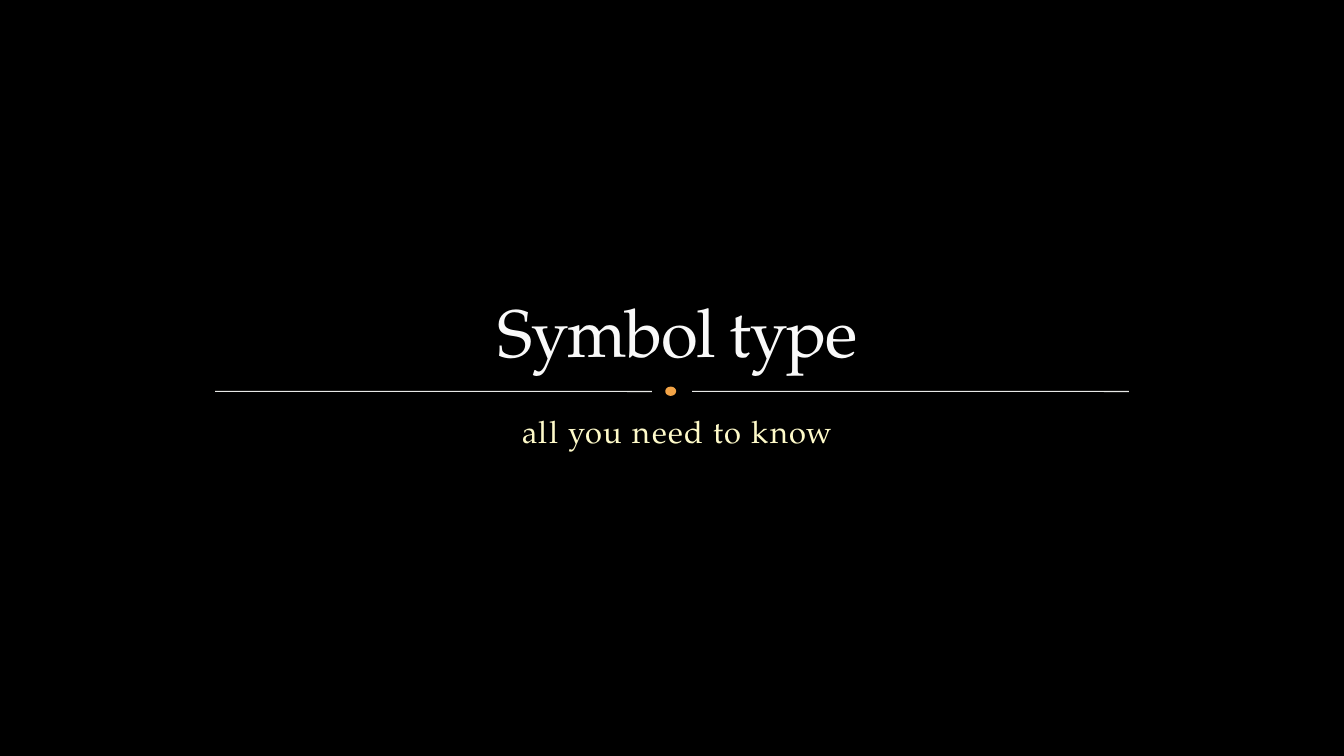
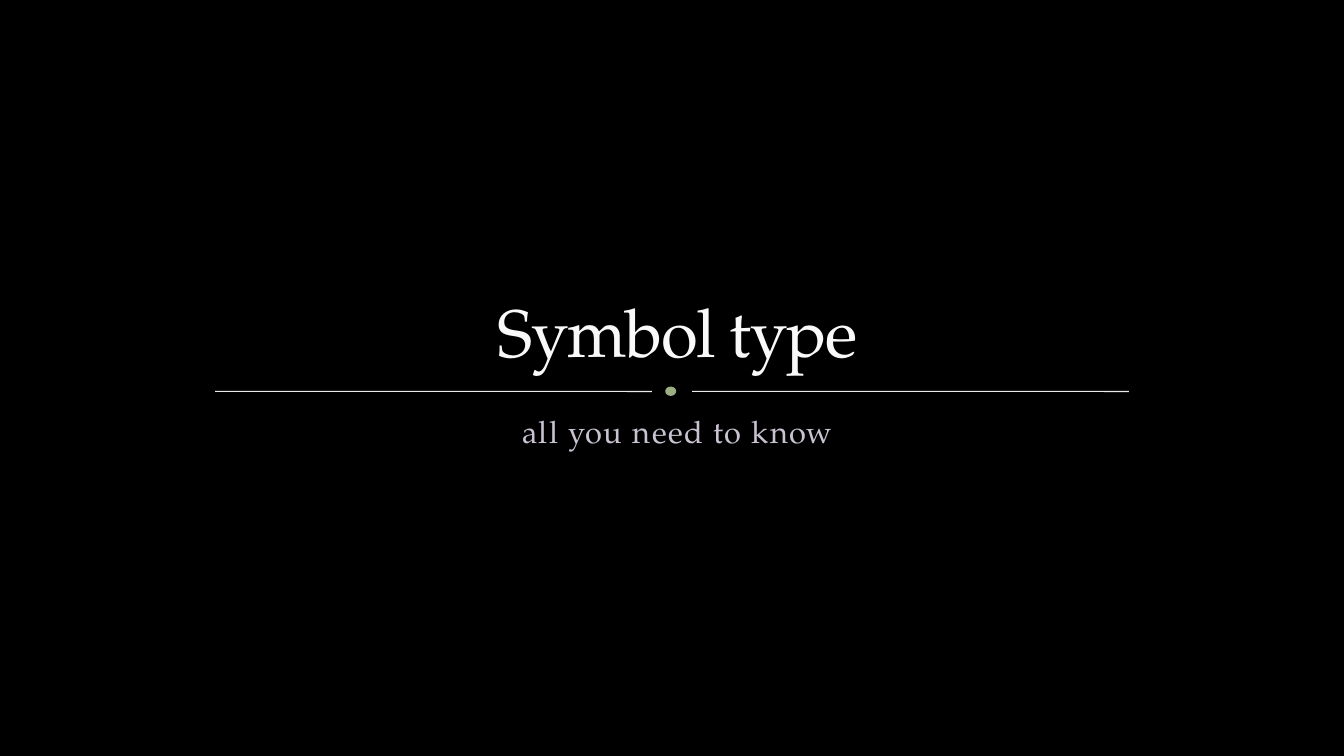
Before and after one commit to Vovan1608/internship, a slide deck: slide 1 of Symbol type.pptx. Drawn at 1344x756 pixels with LibreOffice and Linux fonts; fonts in the diff are those of the drawing; background and template pictures are left out. Boxes give left, top, right and bottom in pixels: in the first picture for what was removed or moved away, otherwise in the second. Text is boxed around its words. In the diff, an @@ line names an element or a change of style, - is before the commit and + after.

Commit message:
save Symbol

```diff
--- a/Symbol type.pptx
+++ b/Symbol type.pptx
@@ ellipse at [667,389,675,394]: fill #F3A447 to #9CB084; outline #F3A447 3 pt to #9CB084 3 pt @@
@@ subtitle "all you need to know" at [522,420,833,452]: text colour #FEFAC9 to #C9C2D1 @@
```
Also in this commit, not shown: 2 other slides changed, 9 slides added.
